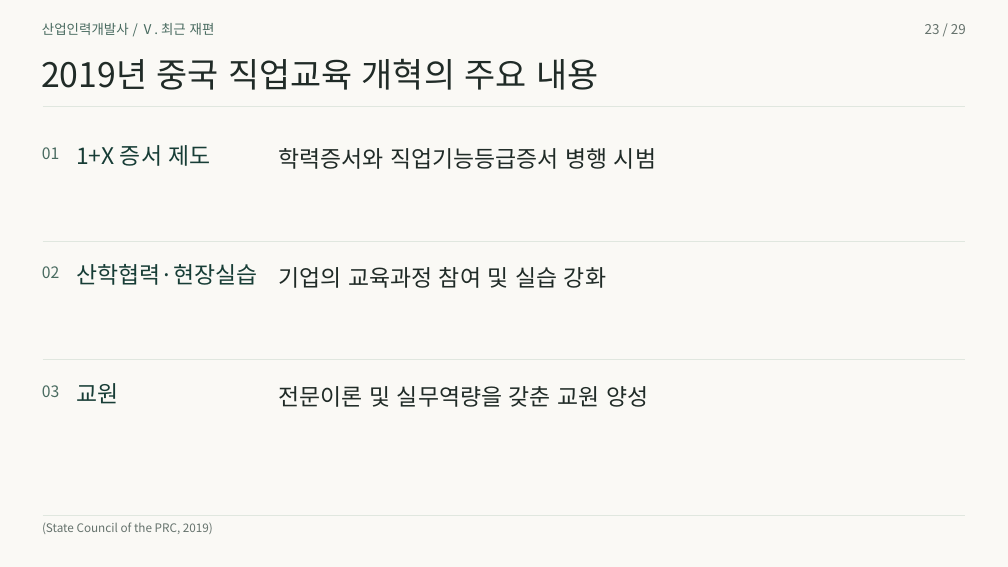
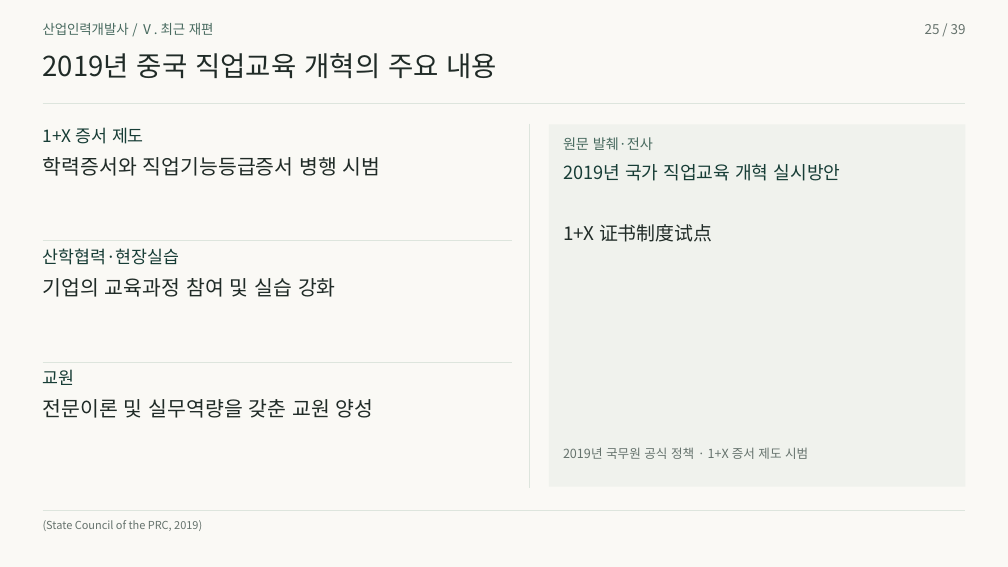
Before and after one commit to 01Chungee10/vet-history-rehearsal, a slide deck: slide 25 of au-cn-2026/presentation.pptx (slide 23 before the commit). Drawn at 1008x567 pixels with LibreOffice and Linux fonts; fonts in the diff are those of the drawing. Boxes give left, top, right and bottom in pixels: in the first picture for what was removed or moved away, otherwise in the second. Text is boxed around its words. In the diff, an @@ line names an element or a change of style, - is before the commit and + after.

```diff
--- a/au-cn-2026/presentation.pptx
+++ b/au-cn-2026/presentation.pptx
@@ text "산업인력개발사 / Ⅴ. 최근 재편" at box(43, 23, 214, 35): vertical alignment top to middle @@
@@ text removed at box(925, 24, 966, 34) @@
-23 / 29
@@ text added at box(925, 24, 966, 34), 12.8 pt, text #66736D @@
+25 / 39
@@ text "2019년 중국 직업교육 개혁의 주요 ..." at box(43, 53, 498, 78): size 32.2 to 26.2 pt; vertical alignment top to middle @@
@@ freeform shape removed at box(42, 107, 966, 107) @@
@@ line added from (42, 104) to (966, 104), #DDE5DD 1 pt @@
@@ text "1+X 증서 제도": place and size @@
-text "1+X 증서 제도" at box(76, 145, 211, 166)
+text "1+X 증서 제도" at box(43, 127, 144, 144)
@@ text removed at box(42, 147, 59, 159) @@
-01
@@ line added from (530, 124) to (530, 488), #DDE5DD 1 pt @@
@@ rectangle added at box(549, 125, 966, 487), fill #F0F2ED @@
@@ text added at box(563, 137, 653, 150), 13.5 pt, text #496B60 @@
+원문 발췌·전사
@@ text "학력증서와 직업기능등급증서 병행 시범": place and size @@
-text "학력증서와 직업기능등급증서 병행 시범" at box(279, 148, 656, 169)
+text "학력증서와 직업기능등급증서 병행 시범" at box(43, 157, 381, 176)
@@ text added at box(563, 164, 841, 181), 17.2 pt, text #173D36 @@
+2019년 국가 직업교육 개혁 실시방안
@@ text added at box(563, 224, 712, 242), 18 pt, text #202B27 @@
+1+X 证书制度试点
@@ text "산학협력·현장실습": place and size @@
-text "산학협력·현장실습" at box(76, 264, 258, 285)
+text "산학협력·현장실습" at box(43, 248, 180, 265)
@@ freeform shape removed at box(42, 241, 966, 242) @@
@@ text removed at box(42, 266, 59, 278) @@
-02
@@ text "기업의 교육과정 참여 및 실습 ...": place and size @@
-text "기업의 교육과정 참여 및 실습 ..." at box(279, 267, 606, 288)
+text "기업의 교육과정 참여 및 실습 ..." at box(43, 278, 336, 297)
@@ size 21.8 to 16.5 pt; vertical alignment top to middle in 3 elements at box(43, 248, 180, 265), box(43, 127, 144, 144), box(43, 369, 75, 385) @@
@@ text "교원": place and size @@
-text "교원" at box(76, 383, 118, 404)
+text "교원" at box(43, 369, 75, 385)
@@ freeform shape removed at box(42, 360, 966, 361) @@
@@ text removed at box(42, 385, 59, 397) @@
-03
@@ line added from (42, 362) to (512, 362), #DDE5DD 1 pt @@
@@ size 21.8 to 19.5 pt; vertical alignment top to middle in 3 elements at box(43, 278, 336, 297), box(43, 157, 381, 176), box(43, 399, 374, 418) @@
@@ text "전문이론 및 실무역량을 갖춘 교원 ...": place and size @@
-text "전문이론 및 실무역량을 갖춘 교원 ..." at box(279, 386, 648, 407)
+text "전문이론 및 실무역량을 갖춘 교원 ..." at box(43, 399, 374, 418)
@@ text added at box(563, 447, 808, 459), 12 pt, text #66736D @@
+2019년 국무원 공식 정책 · 1+X 증서 제도 시범
@@ text "(State Council of the PRC, ..." at box(43, 520, 202, 531): size 11.2 to 10.5 pt; vertical alignment top to middle @@
@@ freeform shape removed at box(42, 515, 966, 516) @@
@@ line added from (42, 510) to (966, 510), #DDE5DD 1 pt @@
```
Also in this commit, not shown: 27 other slides changed, 11 slides added, 1 slide removed, 43 other files.
